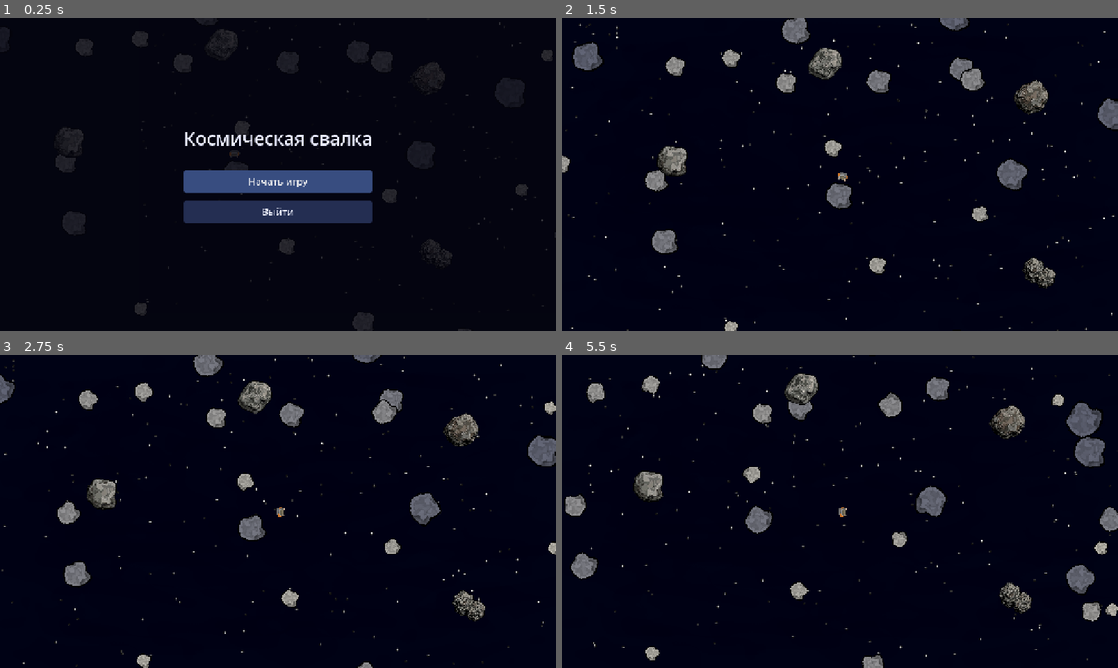
Above: before the commit, frames 1-4 (two rows, left to right).
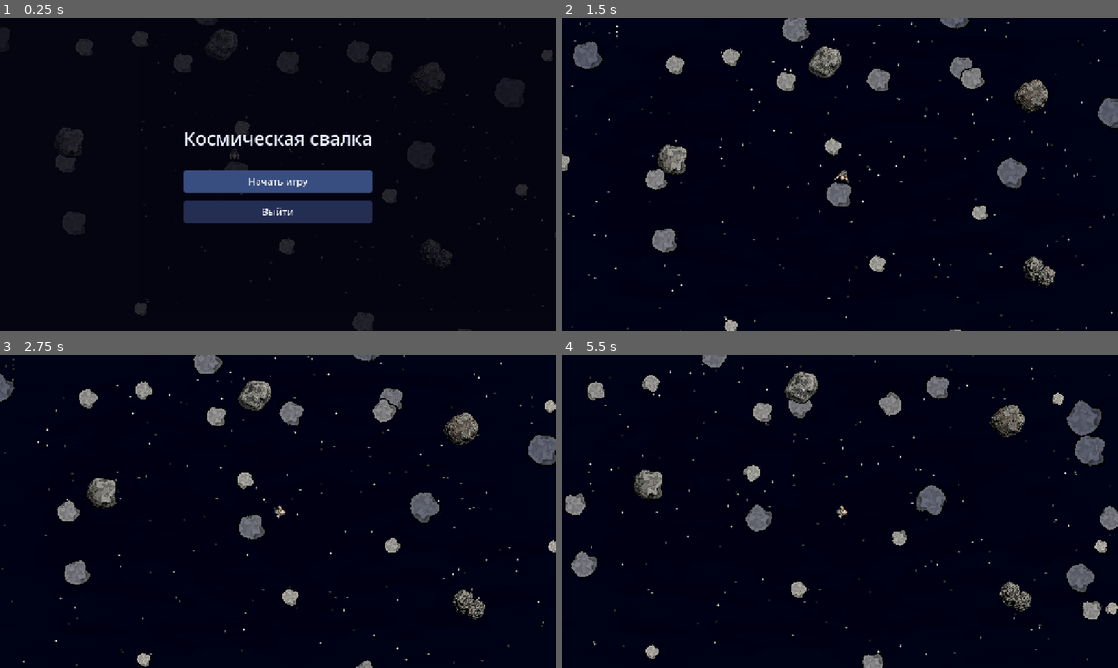
Above: after the commit, the same moments.

Repository: xOnelinx/-space_scrapheap
Game: Godot game, scene res://scenes/main.tscn
Two runs of this game, one before a commit and one after it. Both use one fixed random seed, a clock stepped at 60 frames per second and the inputs below.
Inputs (mouse positions are in pixels of both pictures, inside the frame that each line leads up to):
- Up to frame 1 (0.25 s): no input
- Up to frame 2 (1.5 s): click "Начать игру" at 0.5 s; move the mouse to (962, 158) at 1.27 s; hold D from 1.28 s (still down); click (962, 158) at 1.42 s
- Up to frame 3 (2.75 s): move the mouse to (166, 527) at 2.02 s; release D at 2.03 s; hold S from 2.03 s (still down)
- Up to frame 4 (5.5 s): move the mouse to (895, 442) at 2.77 s; release S at 2.78 s; hold D 2.78-3.53 s; move the mouse to (812, 574) at 3.52 s; hold W 3.53-4.28 s; click (812, 574) at 3.67 s; move the mouse to (1006, 558) at 4.27 s; hold A from 4.28 s (still down); move the mouse to (673, 464) at 5.02 s

The runs differ from the first frame. In frame 1, less than 0.1% of the frame differs, in the area x 41-43%, y 42-46%; in frame 2, 2.6%; in frame 3, 2.6%; in frame 4, 2.8%, in the area x 0-100%, y 0-100%.

Commit message:
посадка на астероид играет захват

Diff:
--- a/godot/project.godot
+++ b/godot/project.godot
@@ -14,7 +14,7 @@
 config/description="Скиталец на орбитальной свалке. Шаг 2: тела."
 run/main_scene="res://scenes/main.tscn"
 config/features=PackedStringArray("4.7", "GL Compatibility")
-config/icon="res://assets/cosmoman2.png"
+config/icon="res://assets/wanderer.png"
 
 [display]
 
--- a/godot/scenes/main.tscn
+++ b/godot/scenes/main.tscn
@@ -4,7 +4,7 @@
 [ext_resource type="Script" uid="uid://dplktpj8vse8x" path="res://scripts/background.gd" id="1_bg_script"]
 [ext_resource type="Script" uid="uid://c8o715rrsjt5b" path="res://scripts/star_field.gd" id="2_stars"]
 [ext_resource type="Texture2D" uid="uid://dbadnu2t04lxh" path="res://assets/zvezdets2.png" id="3_star"]
-[ext_resource type="Texture2D" uid="uid://6vjqtrisigxv" path="res://assets/cosmoman2.png" id="4_wanderer"]
+[ext_resource type="Texture2D" uid="uid://b3lv0gajowb8v" path="res://assets/wanderer.png" id="4_wanderer"]
 [ext_resource type="Script" uid="uid://djnm554bi5ccd" path="res://scripts/wanderer.gd" id="5_wanderer"]
 [ext_resource type="Script" uid="uid://cf5f4xei38j3h" path="res://scripts/jump_aim.gd" id="18_jump_aim"]
 [ext_resource type="Script" uid="uid://bo1yamnrlqi0y" path="res://scripts/menu.gd" id="7_menu"]
@@ -25,7 +25,7 @@
 [ext_resource type="PackedScene" path="res://scenes/asteroids/asteroid_05.tscn" id="23_met05"]
 
 [sub_resource type="CircleShape2D" id="CircleShape2D_wanderer"]
-radius = 12.0
+radius = 9.0
 
 [node name="Main" type="Node2D" unique_id=540210433]
 
@@ -2555,7 +2555,7 @@
 script = ExtResource("5_wanderer")
 
 [node name="Sprite" type="Sprite2D" parent="Wanderer" unique_id=750067835]
-scale = Vector2(0.5, 0.5)
+scale = Vector2(0.375, 0.375)
 texture = ExtResource("4_wanderer")
 
 [node name="CollisionShape2D" type="CollisionShape2D" parent="Wanderer" unique_id=391632887]
--- a/godot/scripts/wanderer.gd
+++ b/godot/scripts/wanderer.gd
@@ -22,8 +22,13 @@
 const MASS := 26.0 * 26.0
 const HIT_FRICTION := 0.35
 const AIM_HORIZON := 3.0
-## Верх спрайта — прямоугольный рюкзак, это спина. Низ — ноги, ими встаём на камень.
-const FOOT_EXTENT := 10.0
+## Верх спрайта — рюкзак, он наружу от камня. Низ — шлем, им встаём на поверхность.
+const FOOT_EXTENT := 12.0
+## Захват астероида: руки к камню. Последний кадр держится, пока стоишь.
+const GRAB_FRAME_COUNT := 4
+const GRAB_FRAME_TIME := 0.08
+const IDLE_SPRITE := preload("res://assets/wanderer.png")
+const GRAB_SPRITE := preload("res://assets/wanderer_grab.png")
 
 @export var start_rock_path: NodePath = ^"../Bodies/StaticNear"
 
@@ -39,6 +44,9 @@
 var _dead := false
 var _controls_locked := true
 var _lost_time := 0.0
+## -1 — обычный спрайт. Иначе кадр захвата, пока скиталец на астероиде.
+var _grab_frame := -1
+var _grab_time := 0.0
 
 
 func _ready() -> void:
@@ -267,6 +275,8 @@
 	_release_slip_if_clear()
 	if dock.docked:
 		_lost_time = 0.0
+		if not dock.has_hull():
+			_tick_grab(delta)
 		if _controls_locked:
 			_clear_charge()
 			follow_dock()
@@ -298,6 +308,7 @@
 		_lost_time = 0.0
 
 	_sprite.position = Vector2.ZERO
+	_show_idle_sprite()
 	if velocity.length_squared() > FACE_EPS * FACE_EPS:
 		_sprite.rotation = velocity.angle() - PI / 2.0
 
@@ -363,10 +374,48 @@
 		_sprite.rotation = dock.hull_face
 		return
 	var outward := dock.outward()
-	## +PI/2 кладёт низ спрайта (ноги) на камень, рюкзак наружу.
+	## +PI/2 кладёт низ спрайта (шлем) на камень, рюкзак наружу.
 	_sprite.rotation = outward.angle() + PI / 2.0
 	var feet_gap := maxf(_self_radius - FOOT_EXTENT, 0.0)
 	_sprite.position = -outward * feet_gap
+
+
+func _begin_grab() -> void:
+	_grab_frame = 0
+	_grab_time = 0.0
+	_apply_grab_frame()
+
+
+func _tick_grab(delta: float) -> void:
+	if _grab_frame < 0 or _grab_frame >= GRAB_FRAME_COUNT - 1:
+		return
+	_grab_time += delta
+	var next := _grab_frame
+	while _grab_time >= GRAB_FRAME_TIME and next < GRAB_FRAME_COUNT - 1:
+		_grab_time -= GRAB_FRAME_TIME
+		next += 1
+	if next == _grab_frame:
+		return
+	_grab_frame = next
+	_apply_grab_frame()
+
+
+func _apply_grab_frame() -> void:
+	_sprite.texture = GRAB_SPRITE
+	_sprite.hframes = GRAB_FRAME_COUNT
+	_sprite.vframes = 1
+	_sprite.frame = _grab_frame
+
+
+func _show_idle_sprite() -> void:
+	_grab_frame = -1
+	_grab_time = 0.0
+	if _sprite.hframes == 1 and _sprite.texture == IDLE_SPRITE:
+		return
+	_sprite.texture = IDLE_SPRITE
+	_sprite.hframes = 1
+	_sprite.vframes = 1
+	_sprite.frame = 0
 
 
 func _resolve_hit(collision: KinematicCollision2D) -> void:
@@ -525,6 +574,10 @@
 	_clear_charge()
 	_lost_time = 0.0
 	_face_on_surface()
+	if dock.has_hull():
+		_show_idle_sprite()
+	else:
+		_begin_grab()
 
 
 func follow_dock() -> void:
@@ -536,6 +589,7 @@
 	dock.clear()
 	_set_body_shape_disabled(false)
 	_clear_charge()
+	_show_idle_sprite()
 
 
 func _set_body_shape_disabled(disabled: bool) -> void:
--- /dev/null
+++ b/godot/tests/verify_grab.gd
@@ -0,0 +1,83 @@
+extends "res://tests/scene_check.gd"
+
+## Посадка на астероид проигрывает захват и держит последний кадр.
+## Корпус и отрыв возвращают обычный спрайт.
+
+
+func _initialize() -> void:
+	call_deferred("_run")
+
+
+func _run() -> void:
+	var scene := await boot(4)
+	if scene == null:
+		return
+	var wanderer: Wanderer = scene.get_node("Wanderer")
+	var sprite: Sprite2D = wanderer.get_node("Sprite")
+	var rock := scene.get_node("Bodies/StaticNear") as SpaceRock
+	rock.sync_to_physics = false
+	rock.spin = 0.0
+	rock.drift_velocity = Vector2.ZERO
+
+	_redock(wanderer, rock)
+	if not _grab_started(sprite):
+		fail("Захват не начался с первого кадра")
+		return
+	if not await _grab_holds(sprite):
+		return
+
+	wanderer.undock()
+	if not _is_idle(sprite):
+		fail("После отрыва остался захват")
+		return
+
+	var hull := scene.get_node("Bodies/HullFed01") as SpaceRock
+	wanderer.dock_to(hull, Vector2.UP)
+	if not wanderer.dock.has_hull() or not _is_idle(sprite):
+		fail("На корпусе должен остаться обычный спрайт")
+		return
+
+	var meteor := scene.get_node("Bodies/Meteor01") as SpaceRock
+	_redock(wanderer, meteor)
+	if not wanderer.dock.has_shape() or not _grab_started(sprite):
+		fail("На силуэте захват не начался")
+		return
+
+	print("GRAB_OK")
+	quit(0)
+
+
+func _redock(wanderer: Wanderer, rock: SpaceRock) -> void:
+	wanderer.undock()
+	var gap := rock.get_hit_radius() + 40.0
+	wanderer.global_position = rock.global_position + Vector2(0, -gap)
+	wanderer.dock_to(rock, Vector2.UP)
+
+
+func _grab_started(sprite: Sprite2D) -> bool:
+	return sprite.hframes == Wanderer.GRAB_FRAME_COUNT \
+			and sprite.frame == 0 \
+			and str(sprite.texture.resource_path).ends_with("wanderer_grab.png")
+
+
+func _is_idle(sprite: Sprite2D) -> bool:
+	return sprite.hframes == 1 and str(sprite.texture.resource_path).ends_with("wanderer.png") \
+			and not str(sprite.texture.resource_path).ends_with("wanderer_grab.png")
+
+
+func _grab_holds(sprite: Sprite2D) -> bool:
+	var last := Wanderer.GRAB_FRAME_COUNT - 1
+	paused = false
+	for _i in 45:
+		if sprite.frame == last:
+			break
+		await physics_frame
+	if sprite.frame != last:
+		fail("Захват не дошёл до последнего кадра")
+		return false
+	for _i in 12:
+		await physics_frame
+	if sprite.frame != last or sprite.hframes != Wanderer.GRAB_FRAME_COUNT:
+		fail("Последний кадр захвата не держится")
+		return false
+	return true
Binary file added: godot/assets/wanderer.png
Not shown, added: godot/assets/wanderer.png.import
Binary file added: godot/assets/wanderer_grab.png
Not shown, added: godot/assets/wanderer_grab.png.import
Not shown, added: godot/tests/verify_grab.gd.uid
